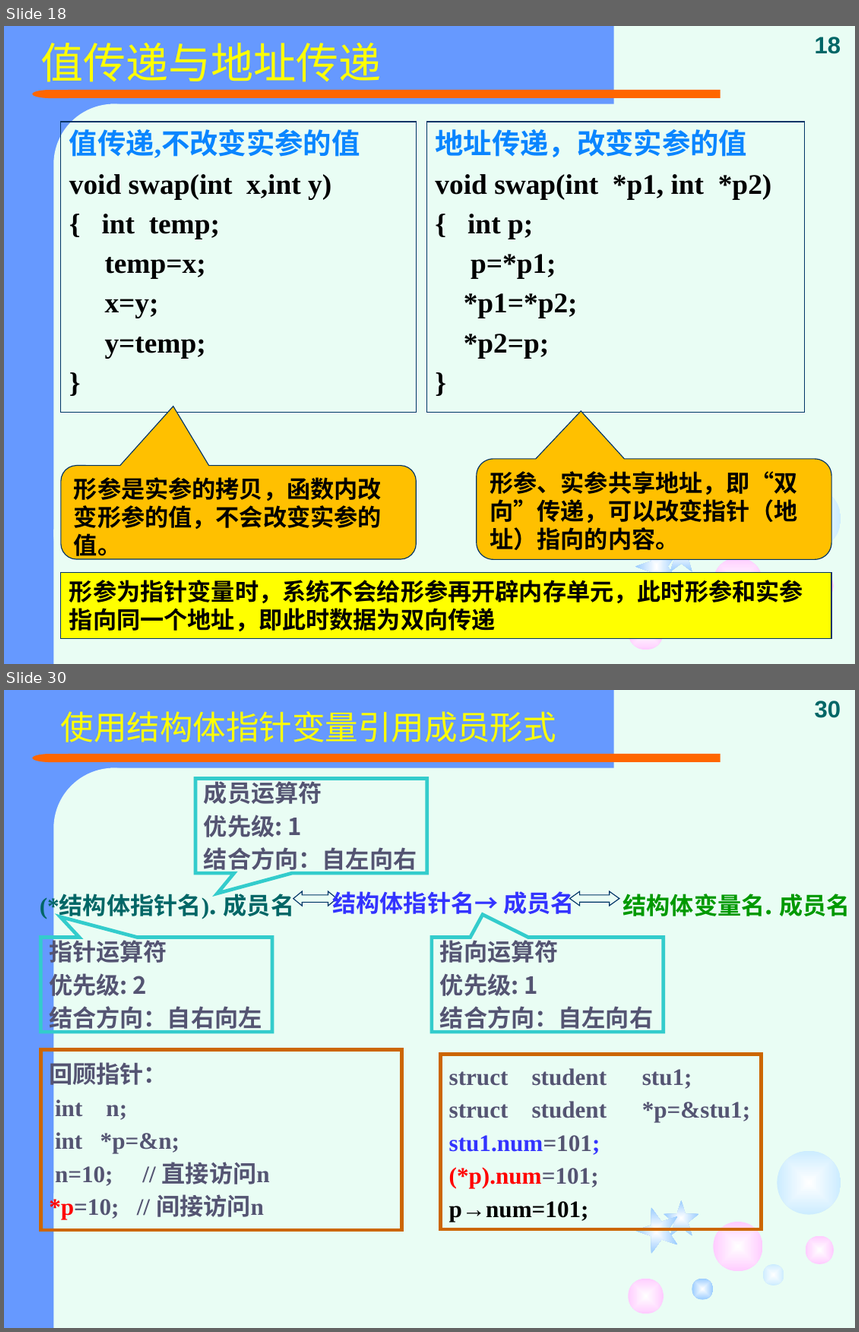
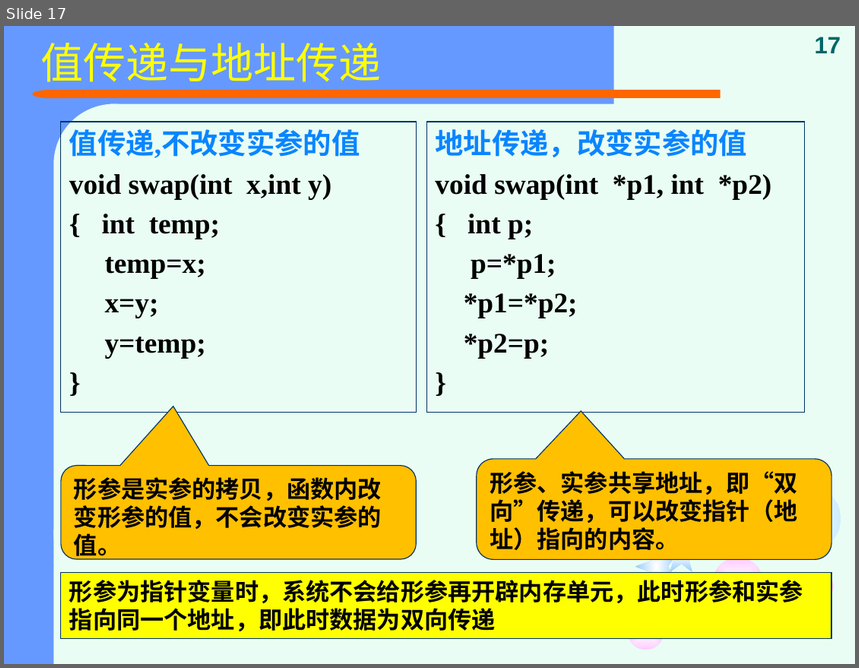
Before and after one commit to jtrfid/C-Repositories, a slide deck: 2015备课/课件/复习.pptx. Shown one above the other, each under a label of ours: slides 18 and 30 before the commit, slide 17 after it; the slides between them are not shown. The pictures are 859x1332 and 859x668 pixels, drawn with LibreOffice and Linux fonts; fonts in the diff are those of the drawing. Boxes give left, top, right and bottom in pixels: in the first picture for what was removed or moved away, otherwise in the second. Text is boxed around its words. In the diff, an @@ line names an element or a change of style, - is before the commit and + after.

```diff
--- a/2015备课/课件/复习.pptx
+++ b/2015备课/课件/复习.pptx
@@ slide 30 removed at [4,690,855,1328], background #E9FDF4; not listed: 12 template elements that a slide beside it also shows @@
@@ title removed at [61,711,557,742] @@
-使用结构体指针变量引用成员形式
@@ page number removed at [815,701,842,718] @@
-30
@@ speech box removed at [196,778,427,873] @@
-成员运算符
-优先级: 1
-结合方向：自左向右
@@ group removed at [40,890,850,918]: 3 texts, 2 left right arrows @@
-      (*结构体指针名). 成员名
-结构体指针名→ 成员名
-结构体变量名. 成员名
@@ speech box removed at [40,938,272,1032] @@
-指针运算符
-优先级: 2
-结合方向：自右向左
@@ speech box removed at [432,938,664,1032] @@
-指向运算符
-优先级: 1
-结合方向：自左向右
@@ rectangle removed at [40,1050,401,1230] @@
-回顾指针：
-int n;
-int *p=&n;
-n=10; // 直接访问n
-*p=10; // 间接访问n
@@ rectangle removed at [441,1054,762,1230] @@
-struct student stu1;
-struct student *p=&stu1;
-stu1.num=101;
-(*p).num=101;
-p→num=101;
@@ ellipse removed at [692,1279,713,1300] @@
@@ ellipse removed at [763,1265,785,1286] @@
@@ what was slide 18 is now slide 17 @@
@@ page number at [815,37,842,53]: text changed @@
-18
+17
```
Also in this commit, not shown: 11 slides changed, 7 other slides removed.
